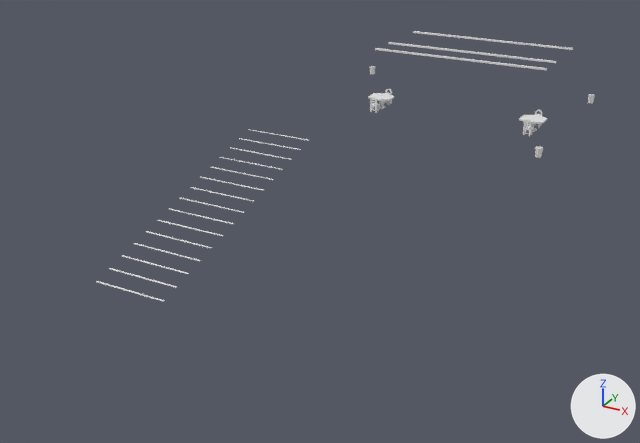
An edit to the OBJ model Games/GuruttoWorld/Assets/Models/GuidanceLab/City4A/Baked/Block-2-0.obj, drawn before and after from the same camera.
Before and after are seen from a 50 mm camera at (19.4, 36.1, 20.7) aimed at (-1.0, 73.3, 2.1). The axes (+X, +Y, +Z) are drawn at lower right. The lights are the same throughout. The older version comes first. Materials are left out; every surface is plain grey. Where no turn or scale is listed for an object, it has been applied to the vertices. Vertices at exactly the same position are counted once.

Names of what the first picture shows: 'Block-2-0'.
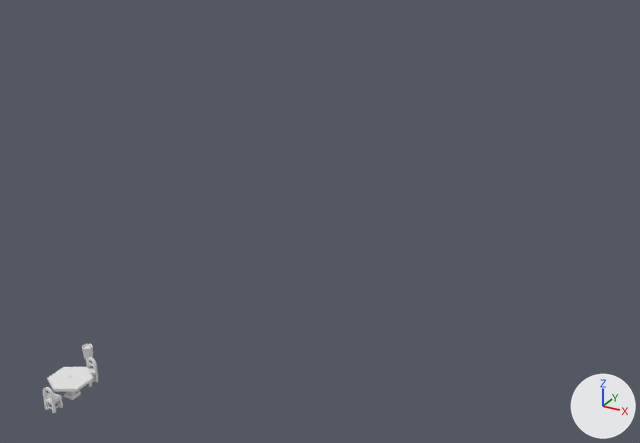
The change, as JSON lines over the scene's bpy script:
```json
{"block": "me_block_2_0", "where": "# used by ob_block_2_0; location = (0.0, 0.0, 0.0)"}
{"op": "remove", "block": "me_block_2_0", "code": "me_block_2_0.from_pydata(...)  # 884 vertices, 1636 faces; spans x -9.1..8.0, y 65.0..94.2, z 0.3..8.1"}
{"op": "add", "block": "me_block_2_0", "code": "me_block_2_0.from_pydata(...)  # 358 vertices, 742 faces; spans x -3.2..-1.3, y 54.8..58.2, z 1.4..2.4"}
{"block": "me_block_2_0", "change": "me_block_2_0 part 1: the loose piece of 24 vertices spanning x 7.6..8.0, y 81.8..82.2, z 4.4..5.0 is moved by (-10.8, -24.0, -2.8)"}
{"block": "me_block_2_0", "change": "me_block_2_0 part 2: the loose piece of 42 vertices spanning x -4.7..-3.3, y 86.2..87.8, z 4.2..5.0 is moved by (2.0, -31.0, -2.8)"}
{"block": "me_block_2_0", "change": "me_block_2_0 part 3: the loose piece of 130 vertices spanning x -4.2..-3.8, y 85.8..86.3, z 4.2..5.3 is moved by (2.0, -31.0, -2.8)"}
{"block": "me_block_2_0", "change": "me_block_2_0 part 4: the loose piece of 130 vertices spanning x -4.2..-3.8, y 87.7..88.2, z 4.2..5.3 is moved by (2.0, -31.0, -2.8)"}
{"block": "me_block_2_0", "change": "me_block_2_0 part 5: 24 loose pieces with 526 vertices, spanning x -9.1..8.0, y 65.0..94.2, z 0.3..8.1, are deleted"}
{"block": "me_block_2_0", "change": "other edits to the shape of me_block_2_0 do not show in these pictures"}
```

Location of each change, (x1, y1, x2, y2) in pixels of the pictures (640 x 443 px; the box of a moved part takes in the faces that stretch with it):
```json
{"object": "Block-2-0", "change": "reshaped", "before": [96, 31, 595, 302], "after": [43, 344, 98, 413], "on screen": "89% narrower, 74% shorter"}
{"part": 1, "of": "me_block_2_0", "change": "moved or reshaped", "before": [535, 146, 543, 158], "after": [82, 344, 93, 360]}
{"part": 2, "of": "me_block_2_0", "change": "moved or reshaped", "before": [368, 93, 394, 109], "after": [47, 367, 93, 400]}
{"part": 3, "of": "me_block_2_0", "change": "moved or reshaped", "before": [370, 97, 379, 113], "after": [43, 387, 63, 413]}
{"part": 4, "of": "me_block_2_0", "change": "moved or reshaped", "before": [383, 89, 392, 105], "after": [86, 357, 98, 387]}
{"part": 5, "of": "me_block_2_0", "change": "deleted", "before": [96, 31, 595, 302]}
```
